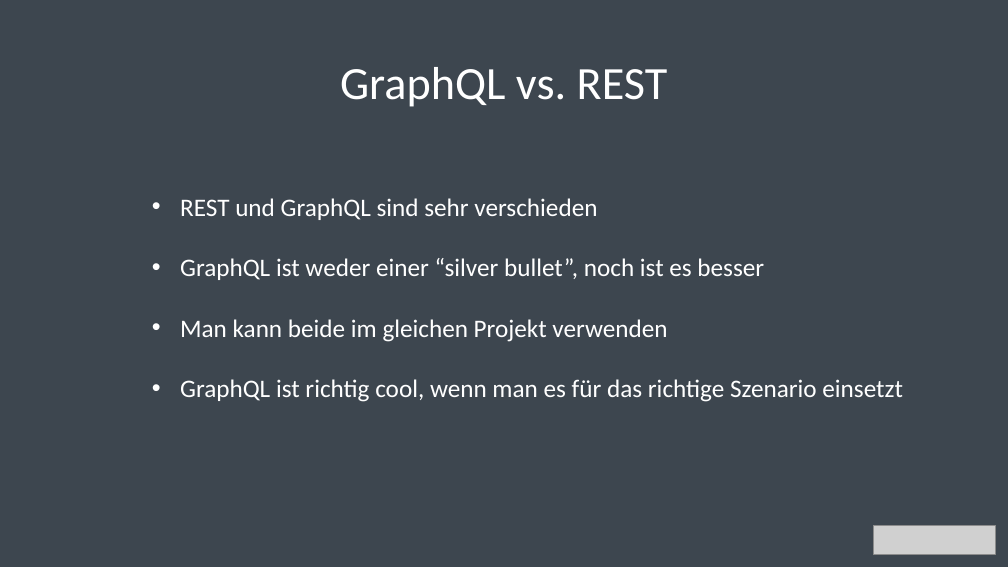
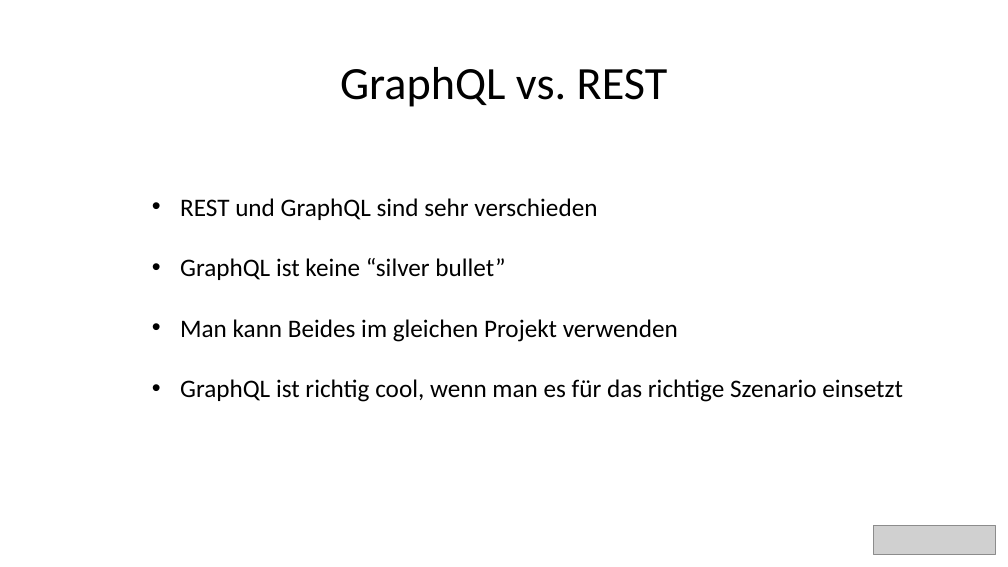
Before and after one commit to bytePassion/GraphQL-Talk, a slide deck: slide 47 of slides/GraphqlSlides.pptx (slide 50 before the commit). Drawn at 1008x567 pixels with LibreOffice and Linux fonts; fonts in the diff are those of the drawing; grey boxes stand for pictures. Boxes give left, top, right and bottom in pixels: in the first picture for what was removed or moved away, otherwise in the second. Text is boxed around its words. In the diff, an @@ line names an element or a change of style, - is before the commit and + after.

Commit message:
switch to light theme for slides

```diff
--- a/slides/GraphqlSlides.pptx
+++ b/slides/GraphqlSlides.pptx
@@ background #3D464F to #FFFFFF @@
@@ title "GraphQL vs. REST" at (x1=340, y1=67, x2=668, y2=107): text colour #FFFFFF to #000000 @@
@@ text at (x1=180, y1=198, x2=903, y2=402): text colour #FFFFFF to #000000 in "REST und GraphQL sind sehr verschieden", "GraphQL ist richtig cool, wenn man es ..." @@
@@ text at (x1=180, y1=258, x2=678, y2=342): text changed; text colour #FFFFFF to #000000 @@
-• GraphQL ist weder einer “silver bullet”, noch ist es besser
-• Man kann beide im gleichen Projekt verwenden
+• GraphQL ist keine “silver bullet”
+• Man kann Beides im gleichen Projekt verwenden
```
Also in this commit, not shown: 54 other slides changed, 3 slides removed.
